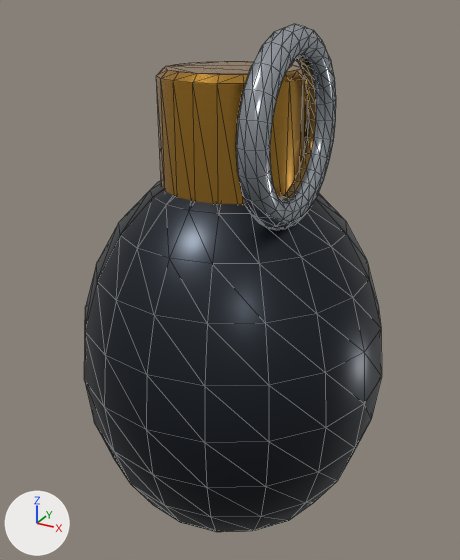
Renders of the glTF model assets/models/weapons/frag_grenade.glb from each side of a commit.
Rendered twice from a 50 mm lens placed at (0.0671, -0.1231, 0.0809), pointed at (-0.0016, 0.0017, 0.0185). Every picture has the same lights, and +X, +Y and +Z are marked at lower left. The first picture is the older version. Mesh edges are drawn as thin lines. Vertices at exactly the same position are counted once.

Names of what the first picture shows: 'FragGrenade'.
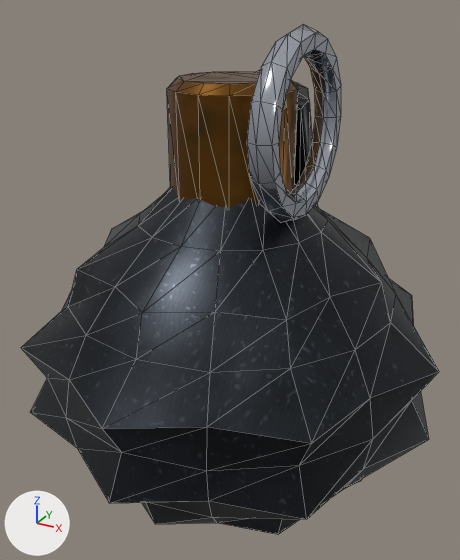
Changed parts and their boxes (x1, y1, x2, y2) in the pictures (460 x 560 px):
'FragGrenade', reshaped (40% wider)
    before: (84, 24, 382, 532)
    after: (21, 24, 439, 534)
part 1 of me_sphere, added
    after: (247, 24, 341, 223)
part 2 of me_sphere, rebuilt (40% wider)
    before: (84, 181, 382, 532)
    after: (21, 183, 439, 534)
part 3 of me_sphere, rebuilt
    before: (156, 61, 307, 204)
    after: (167, 71, 298, 207)
part 4 of me_sphere, rebuilt (not visible before)
    after: (256, 70, 318, 207)
part 5 of me_sphere, deleted
    before: (235, 24, 336, 230)

What changed in the scene script:
```text
Add img_brass_albedo:
    img_brass_albedo = load_image('brass_albedo', '_unpacked/brass_albedo', 512, 512, 'sRGB')
Add img_brass_roughness:
    img_brass_roughness = load_image('brass_roughness', '_unpacked/brass_roughness', 512, 512, 'Non-Color')
Add img_brass_normal:
    img_brass_normal = load_image('brass_normal', '_unpacked/brass_normal', 512, 512, 'Non-Color')
Change mat_brass:
    remove # nodes: BsdfPrincipled, OutputMaterial
    remove # colours: orange #c28f38
    nodes: BsdfPrincipled, Math, Mix, NormalMap, OutputMaterial, SeparateColor, TexImage x3
    colours: beige #b8a894
    uses the picture img_brass_albedo
    uses the picture img_brass_normal
    uses the picture img_brass_roughness
Change me_sphere:
    used by ob_fraggrenade; location = (0.0, 0.0, 0.0)
    remove me_sphere.from_pydata(...)  # 576 vertices, 1140 faces; spans x -0.0364..0.0364, y -0.037..0.0509, z -0.0483..0.077
    add me_sphere.from_pydata(...)  # 360 vertices, 708 faces; spans x -0.0499..0.0499, y -0.0499..0.0499, z -0.044..0.0768
    me_sphere part 1: a new loose piece, a torus around x (ring radius 0.016, tube radius 0.0028) spanning x 0.0156..0.0204, y -0.0248..0.0128, z 0.0392..0.0768, in mat_chrome
    me_sphere part 2: the loose piece of 200 vertices spanning x -0.0364..0.0364, y -0.037..0.037, z -0.0483..0.0483 is rebuilt with 176 vertices and now spans x -0.0499..0.0499, y -0.0499..0.0499, z -0.044..0.044
    me_sphere part 3: the loose piece of 80 vertices spanning x -0.016..0.016, y -0.016..0.016, z 0.036..0.068 is rebuilt with 56 vertices and now spans x -0.0136..0.0136, y -0.014..0.014, z 0.038..0.066
    me_sphere part 4: the loose piece of 56 vertices spanning x -0.006..0.006, y 0.0051..0.0509, z -0.0077..0.0637 is rebuilt with 32 vertices and now spans x -0.0045..0.0045, y 0.0111..0.0485, z -0.0155..0.0664
    me_sphere part 5: the loose piece of 240 vertices spanning x 0.0151..0.0209, y -0.029..0.009, z 0.039..0.077 is deleted
```
